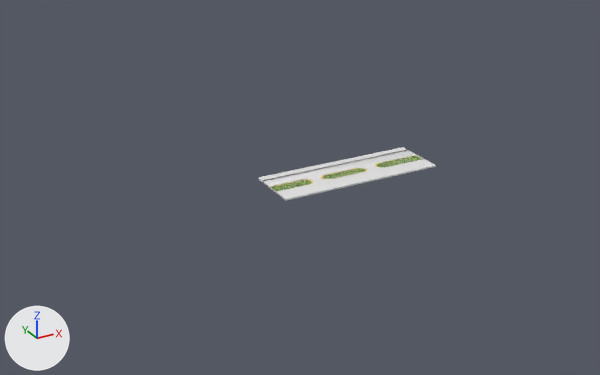
A saved change to the Blender file Assets/City Environment - Blender Models/Road Infrastructure/road.blend.
Before and after are seen from a 50 mm camera at (-110.8, -184.4, 89.1) aimed at (-7.8, 3.0, -4.6). Arrows for +X, +Y and +Z are at lower left; the lights stay in place.

Script lines for the objects in view, before the commit:
```python
me_cube_008 = bpy.data.meshes.new('Cube.008')
me_cube_008.from_pydata(...)  # 176 vertices, 108 faces, 3 loose edges; spans x -1.75..3.3, y -0.8..-0.13, z -2.08..2.06
# faces by material slot: [26, 55, 4, 17, 6]
me_cube_008.materials.append(mat_material_003)  # white #e7e7e7
me_cube_008.materials.append(mat_material_004)  # its picture is missing
me_cube_008.materials.append(mat_material_005)  # its picture is missing
me_cube_008.materials.append(mat_material_006)  # picture img_grass_jpg
me_cube_008.materials.append(mat_material_007)  # yellow #e7bd2a
ob_cube = bpy.data.objects.new('Cube', me_cube_008)
ob_cube.location = (-1.5, -0.5, -1.9)
ob_cube.rotation_euler = (-1.567, 0.0, 0.0)  # degrees (-90, 0, 0)
ob_cube.scale = (9.67, 1.01, -4.01)
```
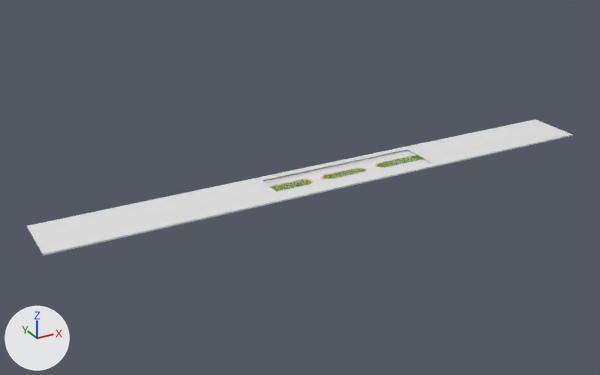
Diff of the bpy script that builds the scene:
```diff
--- a/Assets/City Environment - Blender Models/Road Infrastructure/road.blend.py
+++ b/Assets/City Environment - Blender Models/Road Infrastructure/road.blend.py
@@ me_cube_008 @@
 # used by ob_cube; location = (-1.5, -0.5, -1.9); rotation_euler = (-1.567, 0.0, 0.0), in degrees (-90, 0, 0); scale = (9.67, 1.01, -4.01)
-me_cube_008.from_pydata(...)  # 176 vertices, 108 faces, 3 loose edges; spans x -1.75..3.3, y -0.8..-0.13, z -2.08..2.06
+me_cube_008.from_pydata(...)  # 252 vertices, 169 faces, 3 loose edges; spans x -8.25..8.84, y -0.8..-0.13, z -2.08..2.06
+# me_cube_008 part 1
+# 10 faces are deleted
+# 28 vertices are added at x -1.75, y -0.8..-0.24, z -2.08..2.06
+# 28 new vertices lie (-6.5, 0.0, 0.0) away from vertices in x -1.75, y -0.8..-0.24, z -2.08..2.06
+# 6 new faces join them, mat_material_006 (picture img_grass_jpg)
+# 6 new faces join them, mat_material_007 (yellow #e7bd2a)
+# 6 new faces join them, mat_material_005 (its picture is missing)
+# 21 new faces join them, mat_material_003 (white #e7e7e7)
+# 16 new faces join them, mat_material_004 (its picture is missing)
+# 2 new faces join them, mat_material_004 (its picture is missing), smooth
+# me_cube_008 part 2
+# 7 faces are deleted
+# 20 new vertices lie (5.54, 0.0, 0.0) away from vertices in x 3.3, y -0.8..-0.33, z -2.08..2.06
+# 8 new faces join them, mat_material_003 (white #e7e7e7)
+# 2 new faces join them, mat_material_005 (its picture is missing)
+# 4 new faces join them, mat_material_004 (its picture is missing)
+# 4 new faces join them, mat_material_007 (yellow #e7bd2a)
+# 2 new faces join them, mat_material_004 (its picture is missing), smooth
+# 1 new face joins them, mat_material_006 (picture img_grass_jpg)
 me_cube_008.materials.append(mat_material_003)
```

Changed parts and their boxes [x1, y1, x2, y2] in the pictures (600 x 375 px):
'Cube', reshaped (206% wider, 151% taller): before [258, 147, 436, 201]; after [27, 119, 573, 256]
part 1 of me_cube_008, built on: before [258, 178, 286, 200]; after [27, 178, 286, 256]
part 2 of me_cube_008, built on: before [406, 150, 431, 163]; after [403, 119, 573, 167]
